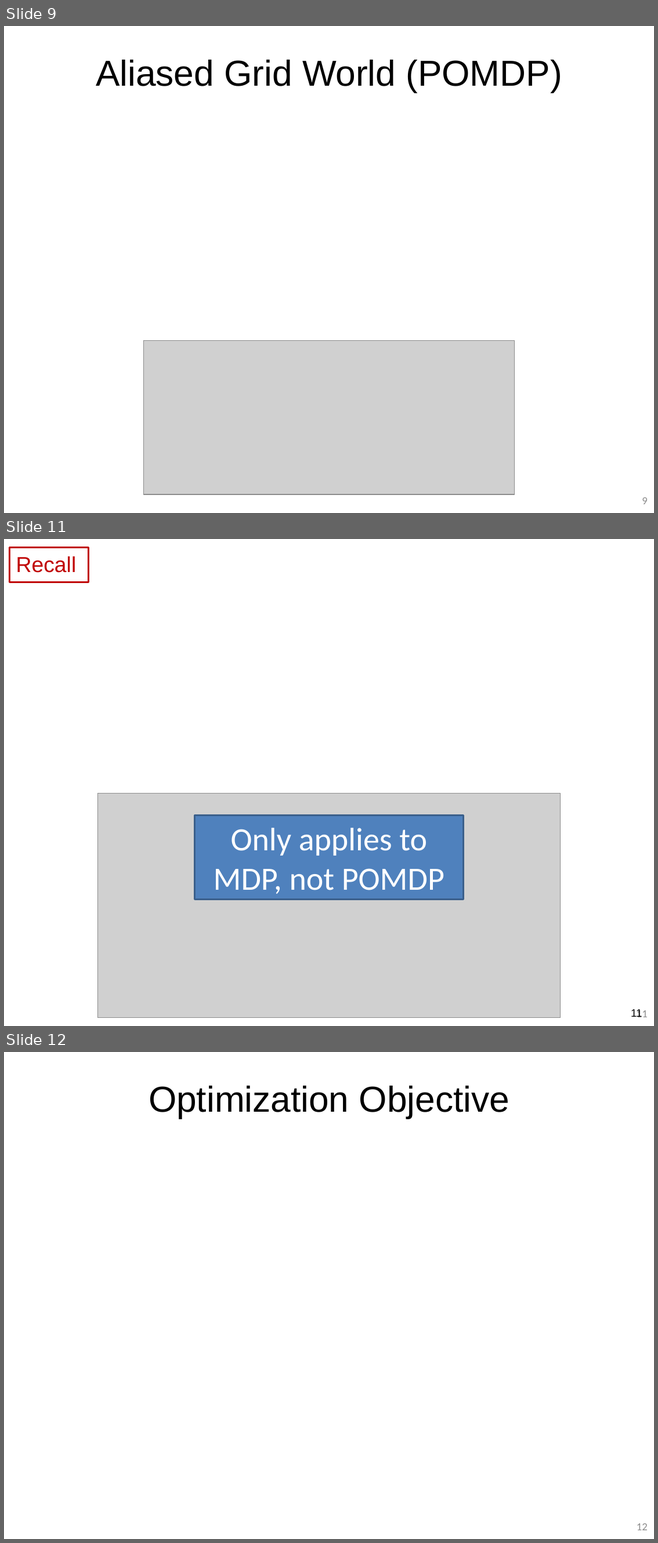
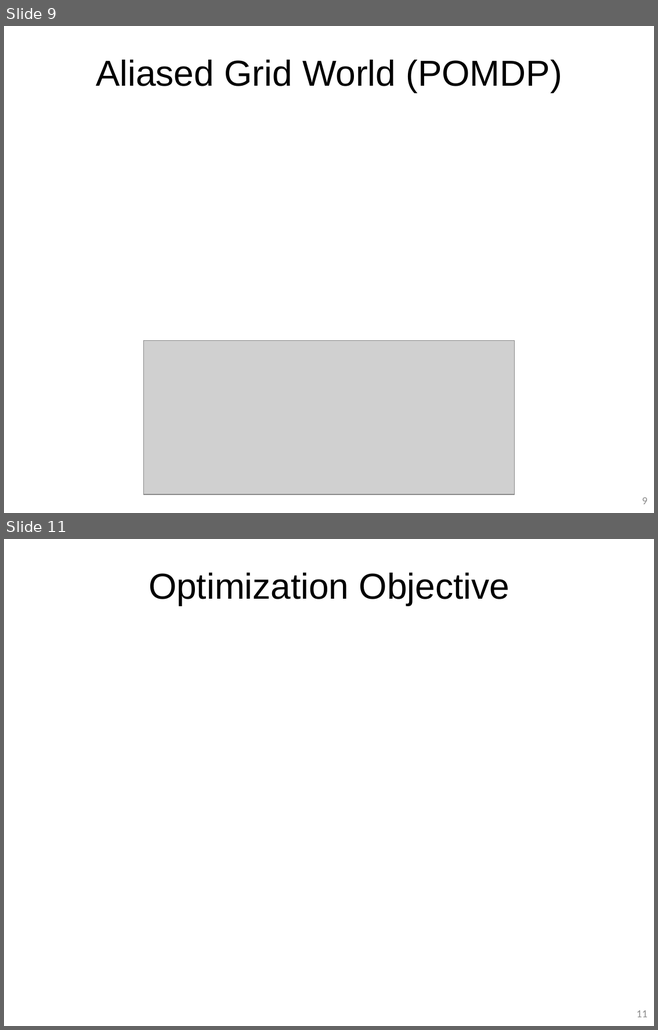
Before and after one commit to guzonghua/saav, a slide deck: PPTs/L7.3 Policy-based RL.pptx. Shown one above the other, each under a label of ours: slides 9, 11 and 12 before the commit, slides 9 and 11 after it; the slides between them are not shown. The pictures are 658x1543 and 658x1030 pixels, drawn with LibreOffice and Linux fonts; fonts in the diff are those of the drawing; grey boxes stand for pictures. Boxes give left, top, right and bottom in pixels: in the first picture for what was removed or moved away, otherwise in the second. Text is boxed around its words. In the diff, an @@ line names an element or a change of style, - is before the commit and + after.

```diff
--- a/PPTs/L7.3 Policy-based RL.pptx
+++ b/PPTs/L7.3 Policy-based RL.pptx
@@ slide 11 removed at box(4, 539, 654, 1026), background #FFFFFF; not listed: 1 template element that a slide beside it also shows @@
@@ rectangle removed at box(9, 548, 89, 582) @@
-Recall
@@ picture removed at box(97, 794, 560, 1019) @@
@@ rectangle removed at box(194, 816, 463, 900) @@
-Only applies to MDP, not POMDP
@@ page number removed at box(630, 1009, 641, 1017) @@
-11
@@ what was slide 12 is now slide 11 @@
@@ page number at box(636, 1011, 647, 1017): text changed @@
-12
+11
```
Also in this commit, not shown: 6 slides changed, 1 slide added, 3 other files.
